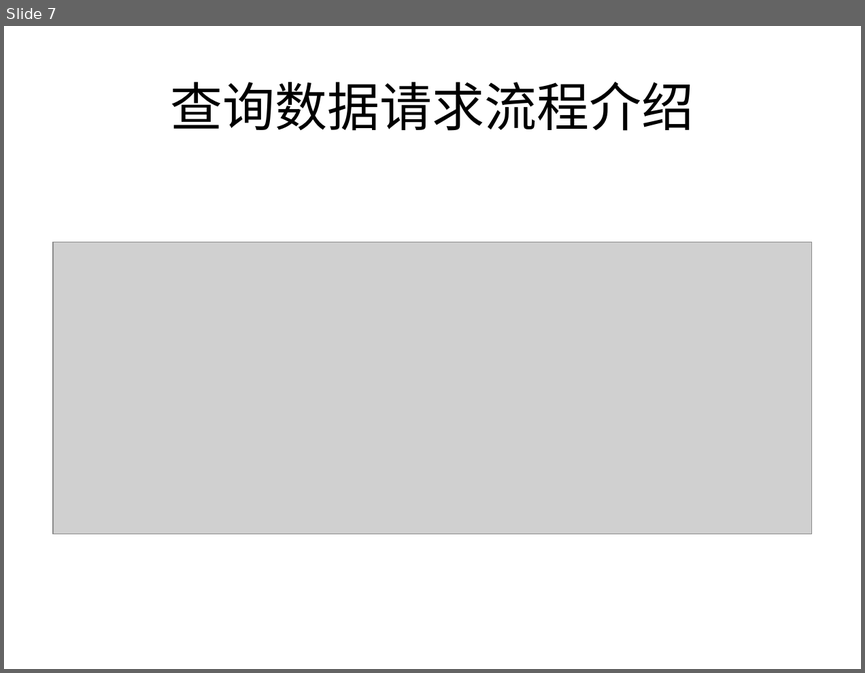
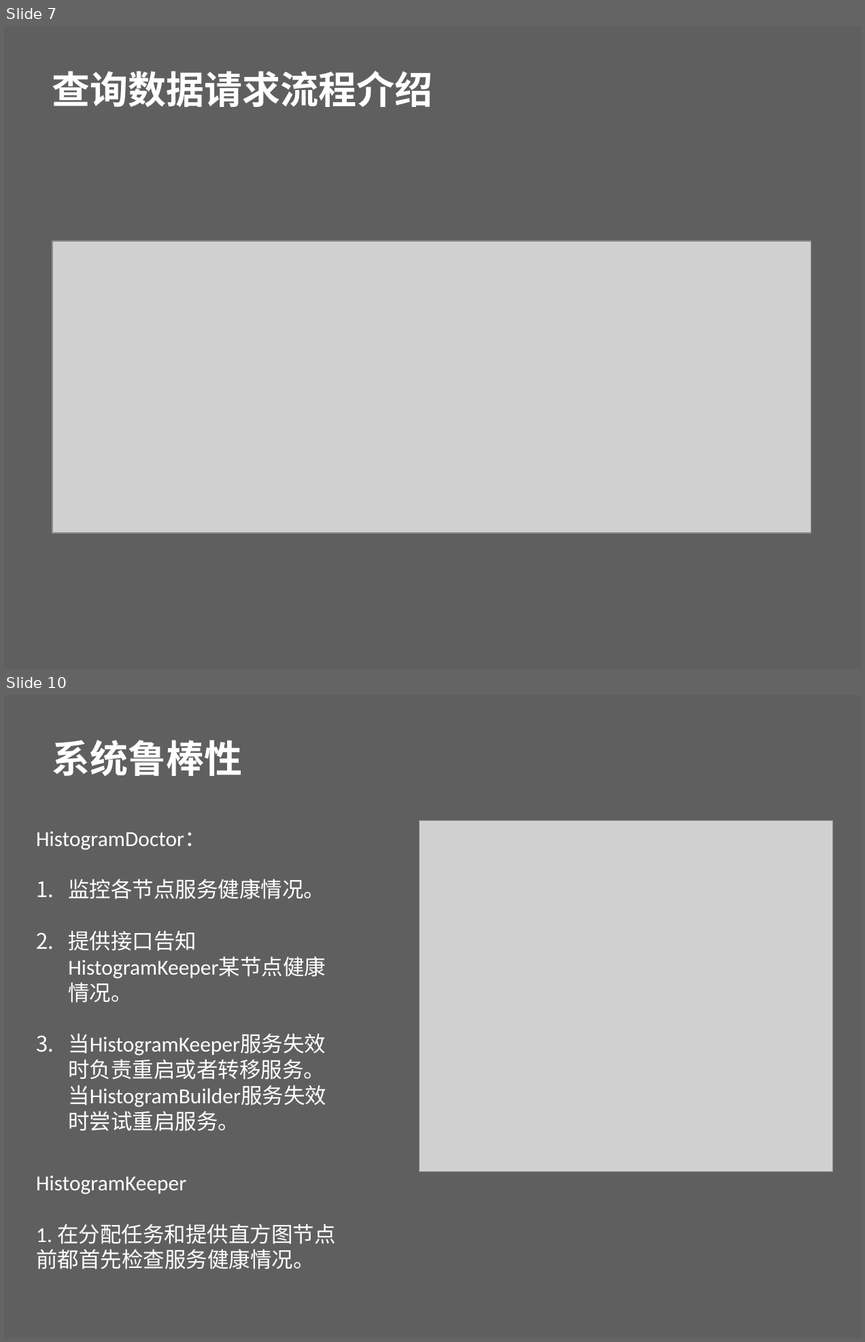
Before and after one commit to beautifulSoup/GraduateDesign, a slide deck: Impala直方图模块设计.pptx. Shown one above the other, each under a label of ours: slide 7 before the commit, slides 7 and 10 after it; the slides between them are not shown. The pictures are 865x673 and 865x1342 pixels, drawn with LibreOffice and Linux fonts; fonts in the diff are those of the drawing; grey boxes stand for pictures; background and template pictures are left out. Boxes give left, top, right and bottom in pixels: in the first picture for what was removed or moved away, otherwise in the second. Text is boxed around its words. In the diff, an @@ line names an element or a change of style, - is before the commit and + after.

```diff
--- a/Impala直方图模块设计.pptx
+++ b/Impala直方图模块设计.pptx
@@ slide 10 added at bbox=[4, 695, 861, 1338], background picture (left out) @@
@@ title added at bbox=[52, 740, 242, 776], 32 pt, text #FFFFFF, bold @@
+系统鲁棒性
@@ text added at bbox=[36, 831, 326, 1131], 18 pt, text #FFFFFF @@
+HistogramDoctor：
+1. 监控各节点服务健康情况。
+2. 提供接口告知HistogramKeeper某节点健康情况。
+3. 当HistogramKeeper服务失效时负责重启或者转移服务。当HistogramBuilder服务失效时尝试重启服务。
@@ picture added at bbox=[419, 821, 832, 1172] @@
@@ text added at bbox=[36, 1175, 336, 1269], 18 pt, text #FFFFFF @@
+HistogramKeeper
+1. 在分配任务和提供直方图节点前都首先检查服务健康情况。
@@ slide 7 changed as well @@
@@ background #FFFFFF to picture (left out) @@
@@ title "查询数据请求流程介绍": place and size @@
-title "查询数据请求流程介绍" at bbox=[171, 82, 694, 131]
+title "查询数据请求流程介绍" at bbox=[52, 71, 432, 107]
@@ title "查询数据请求流程介绍" at bbox=[52, 71, 432, 107]: size 44 to 32 pt, font Calibri to Noto Sans CJK SC, text colour #000000 to #FFFFFF, bold on; alignment centre to left; line spacing 1 to 0.9; vertical alignment middle to bottom @@
```
Also in this commit, not shown: 5 other slides changed, 3 other slides added, 1 slide removed, 14 other files.
